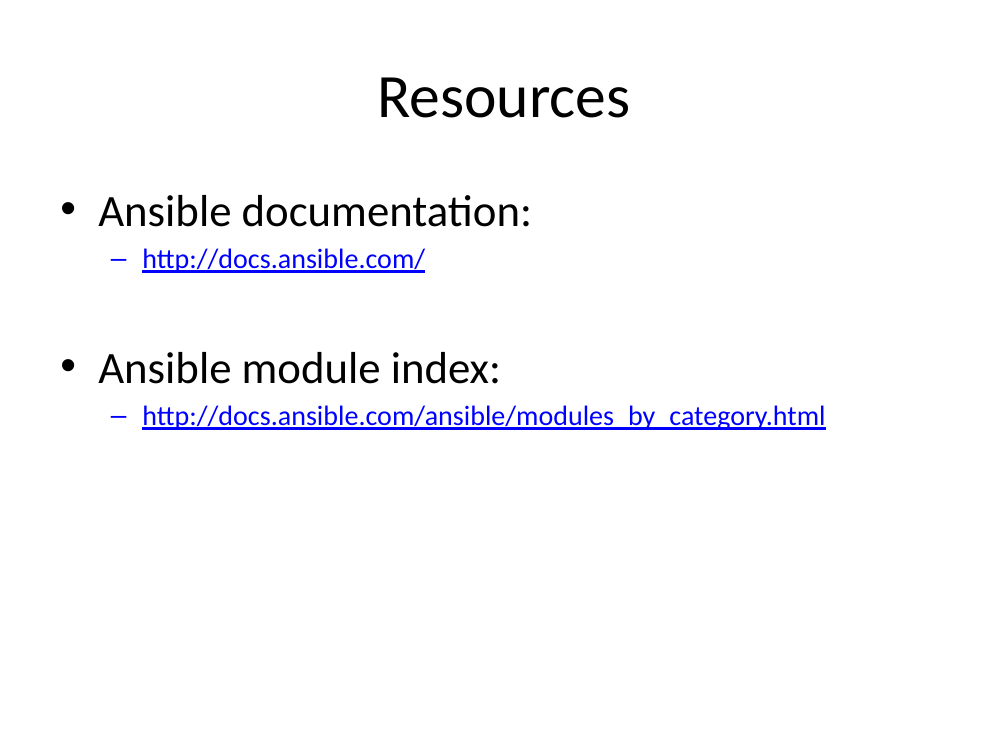
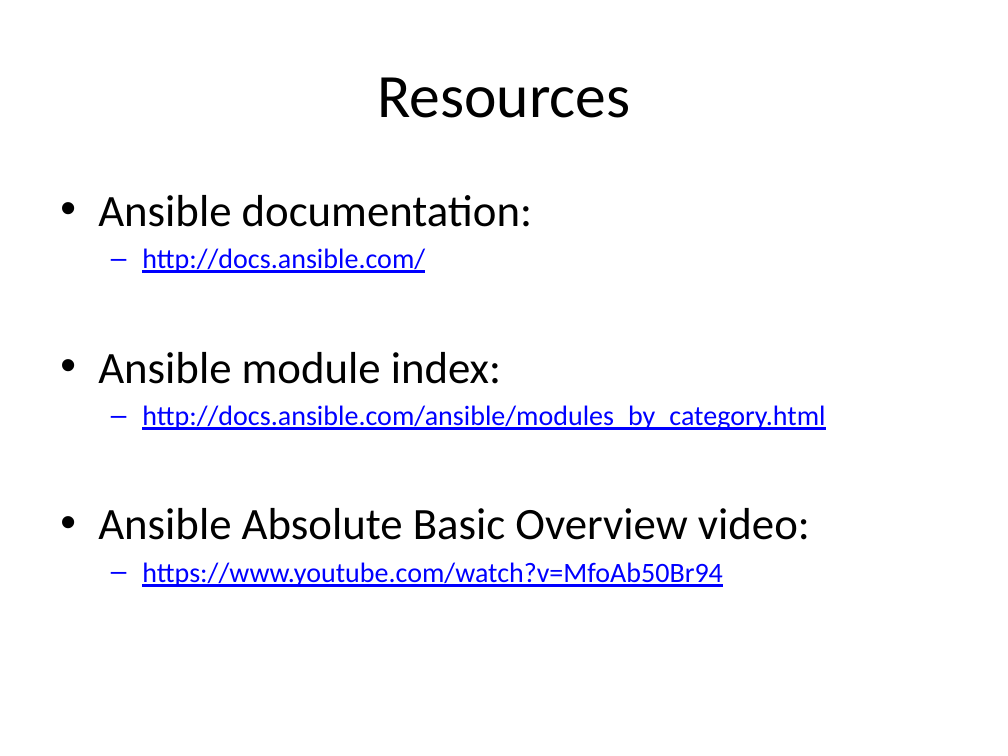
Before and after one commit to jasondbaker/infrastructure-class, a slide deck: slide 59 of lectures/infrastructure-week-10.pptx. Drawn at 1008x756 pixels with LibreOffice and Linux fonts; fonts in the diff are those of the drawing. Boxes give left, top, right and bottom in pixels: in the first picture for what was removed or moved away, otherwise in the second. Text is boxed around its words. In the diff, an @@ line names an element or a change of style, - is before the commit and + after.

```diff
--- a/lectures/infrastructure-week-10.pptx
+++ b/lectures/infrastructure-week-10.pptx
@@ text at bbox=[98, 508, 810, 587]: paragraphs added @@
+• Ansible Absolute Basic Overview video:
+  – https://www.youtube.com/watch?v=MfoAb50Br94
```
Also in this commit, not shown: 12 other slides changed, 1 other file.
